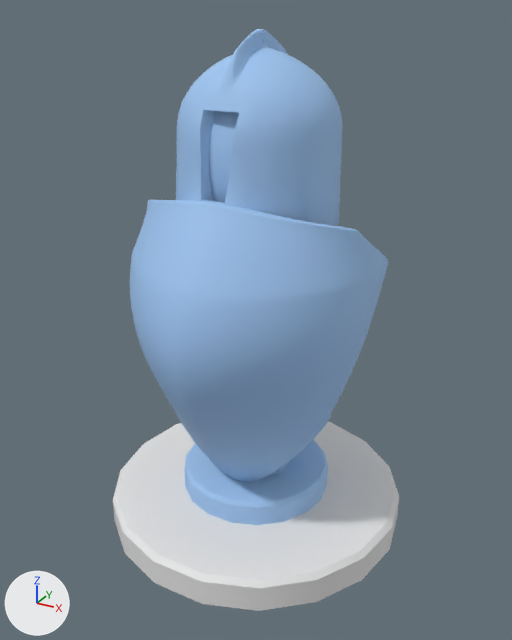
What one commit did to the FBX model static/models/set/fbx/pawn.fbx.
Before and after are seen from a 50 mm lens placed at (0.0377, -0.0685, 0.0613), pointed at (0.0005, -0.0009, 0.0275). Lighting does not change. The marker at lower left points along +X, +Y and +Z. Where no turn or scale is listed for an object, it has been applied to the vertices.

Script lines for the objects in view, before the commit:
```python
me_mesh = bpy.data.meshes.new('Mesh')
me_mesh.from_pydata(...)  # 126 vertices, 248 faces; spans x -0.0188..0.0188, y -0.0185..0.0185, z 0.0041..0.0082
me_mesh_001 = bpy.data.meshes.new('Mesh.001')
me_mesh_001.from_pydata(...)  # 3498 vertices, 6880 faces; spans x -0.0149..0.015, y -0.0165..0.0147, z 0.0041..0.0562
me_mesh_001.materials.append(mat_pawn__n_wire_088144225)  # blue #9fc6f1
me_mesh_002 = bpy.data.meshes.new('Mesh.002')
me_mesh_002.from_pydata(...)  # 10486 vertices, 20968 faces; spans x -0.0092..0.0092, y -0.0094..0.0115, z 0.0366..0.0594
me_mesh_002.materials.append(mat_pawn__n_wire_088144225)  # blue #9fc6f1
ob_cylinder020 = bpy.data.objects.new('Cylinder020', me_mesh)
ob_cylinder020.location = (0.0, 0.0, -0.0041)
ob_cylinder027 = bpy.data.objects.new('Cylinder027', me_mesh_001)
ob_cylinder027.location = (0.0, 0.0, 0.0)
ob_object076 = bpy.data.objects.new('Object076', me_mesh_002)
ob_object076.location = (0.0, 0.0, 0.0)
```
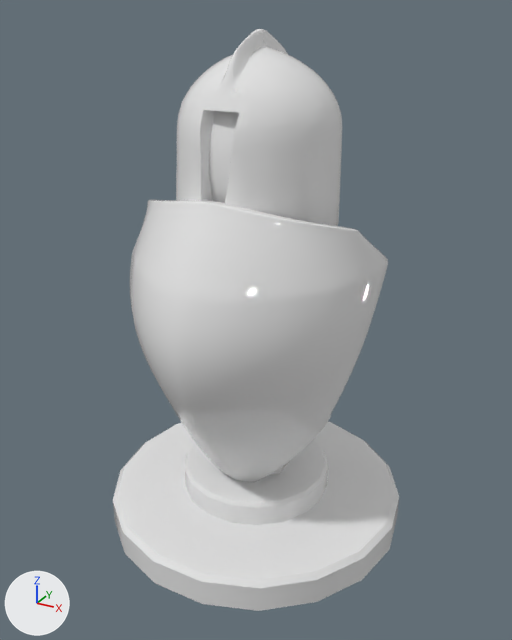
Location of each change, (x1, y1, x2, y2) in pixels of the pictures (512 x 640 px):
'Cylinder027', recoloured (blue to white): (130, 111, 388, 525) in both
'Object076', recoloured (blue to white): (176, 29, 342, 226) in both

What the commit changed:
Material 'dark' (mat_dark) is new.
Its base color is (0.8, 0.8, 0.8) (white #e7e7e7).
Its roughness is 0.0.
me_mesh_002 has 10486 vertices, 20968 faces and spans x -0.0092..0.0092, y -0.0094..0.0115, z 0.0366..0.0594.
me_mesh_002 no longer uses material mat_pawn__n_wire_088144225 (blue #9fc6f1).
me_mesh_002 now uses material mat_dark (white #e7e7e7).
me_mesh_001 has 3498 vertices, 6880 faces and spans x -0.0149..0.015, y -0.0165..0.0147, z 0.0041..0.0562.
me_mesh_001 no longer uses material mat_pawn__n_wire_088144225 (blue #9fc6f1).
me_mesh_001 now uses material mat_dark (white #e7e7e7).
